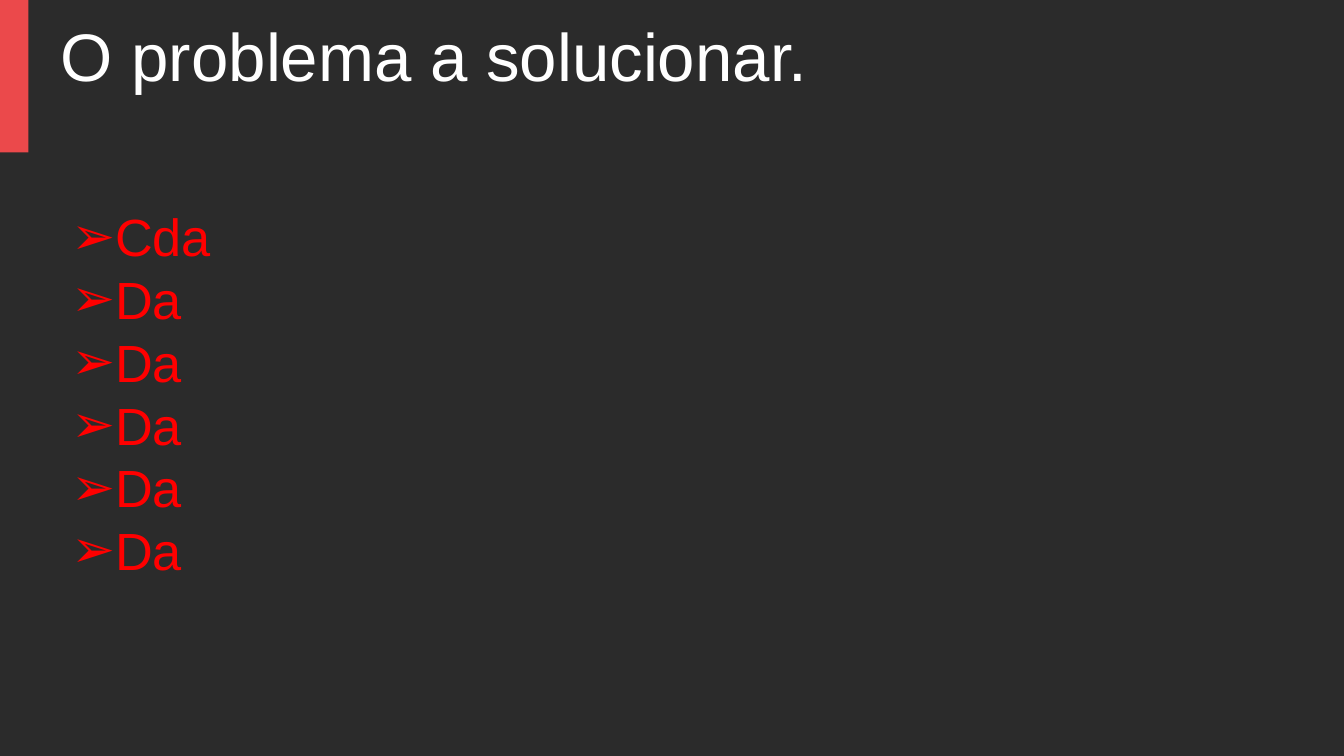
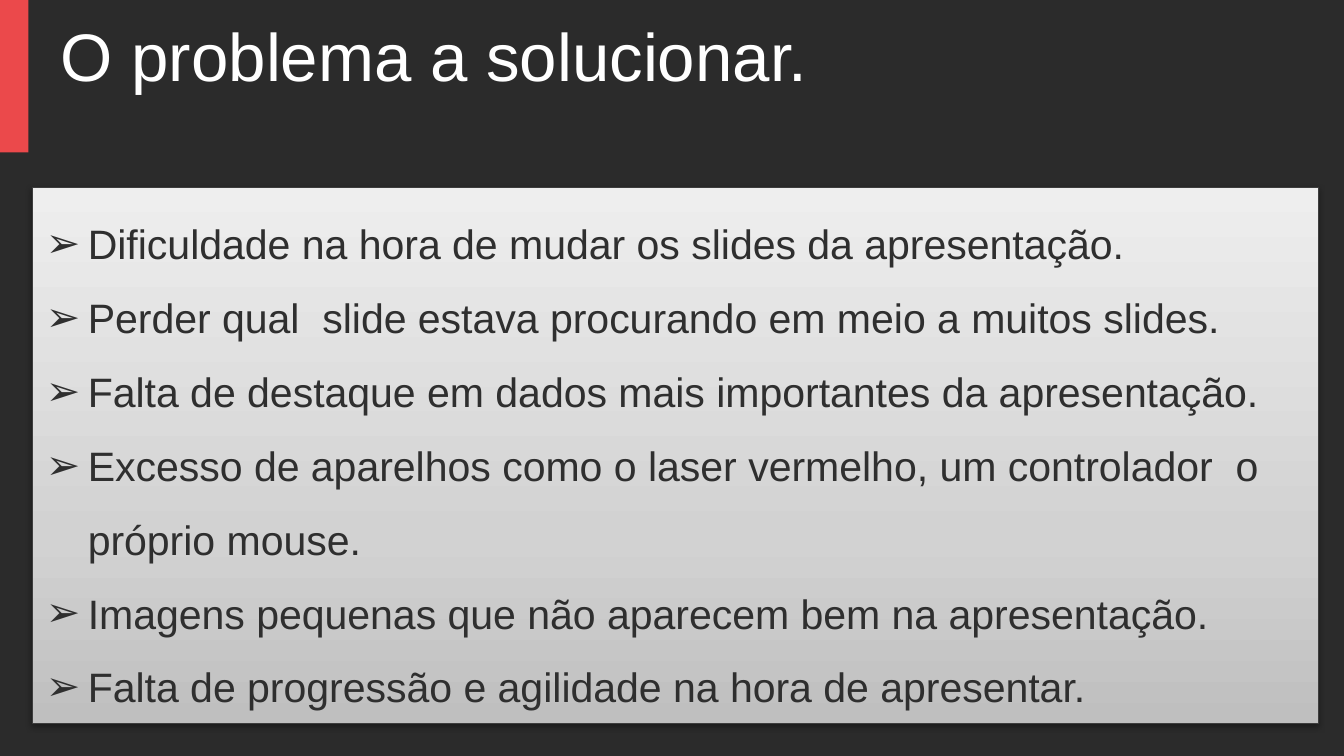
Before and after one commit to WagnerCaetano/TCC-2019, a slide deck: slide 3 of APRESENTAÇÃO TCC.pptx. Drawn at 1344x756 pixels with LibreOffice and Linux fonts; fonts in the diff are those of the drawing; background and template pictures are left out; a plain dark background stands for a picture behind light text. Boxes give left, top, right and bottom in pixels: in the first picture for what was removed or moved away, otherwise in the second. Text is boxed around its words. In the diff, an @@ line names an element or a change of style, - is before the commit and + after.

```diff
--- a/APRESENTAÇÃO TCC.pptx
+++ b/APRESENTAÇÃO TCC.pptx
@@ rectangle added at box(32, 188, 1318, 724), fill gradient #C0C0C0 to #D3D3D3 to #EEEEEE, outline #3E3E3E 0.75 pt, 22 pt, text #2F2F2F @@
+➢ Dificuldade na hora de mudar os slides da apresentação.
+➢ Perder qual slide estava procurando em meio a muitos slides.
+➢ Falta de destaque em dados mais importantes da apresentação.
+➢ Excesso de aparelhos como o laser vermelho, um controlador o próprio mouse.
+➢ Imagens pequenas que não aparecem bem na apresentação.
+➢ Falta de progressão e agilidade na hora de apresentar.
@@ text removed at box(115, 218, 211, 571) @@
-➢ Cda
-➢ Da
-➢ Da
-➢ Da
-➢ Da
-➢ Da
```
Also in this commit, not shown: 2 other slides changed, 3 slides added, 3 slides removed, 1 other file.
